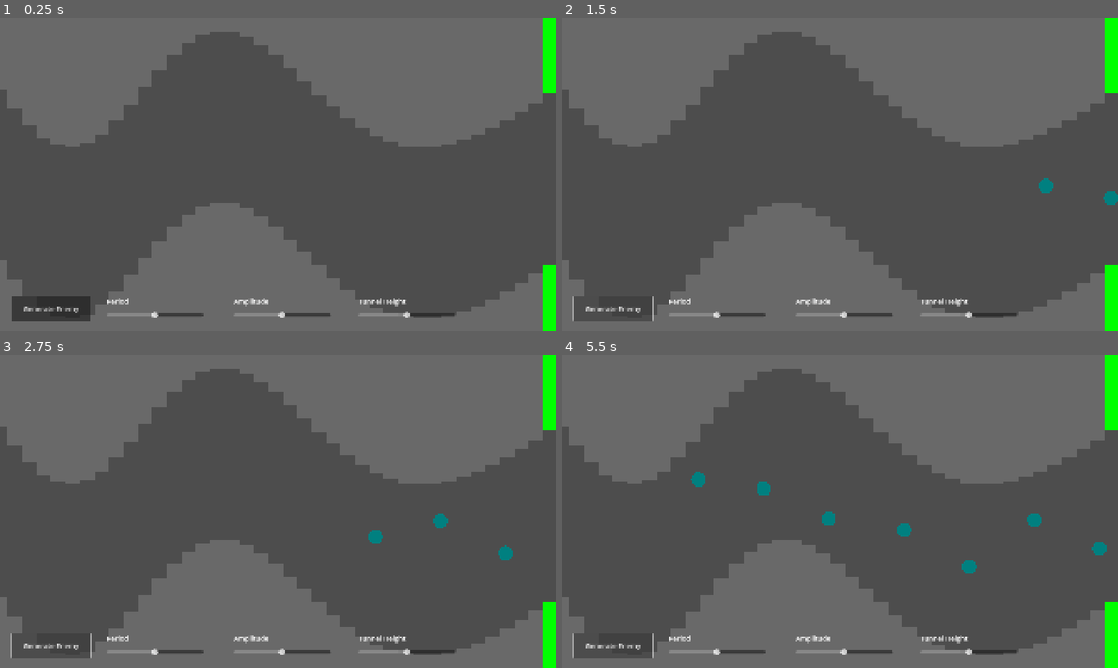
Above: before the commit, frames 1-4 (two rows, left to right).
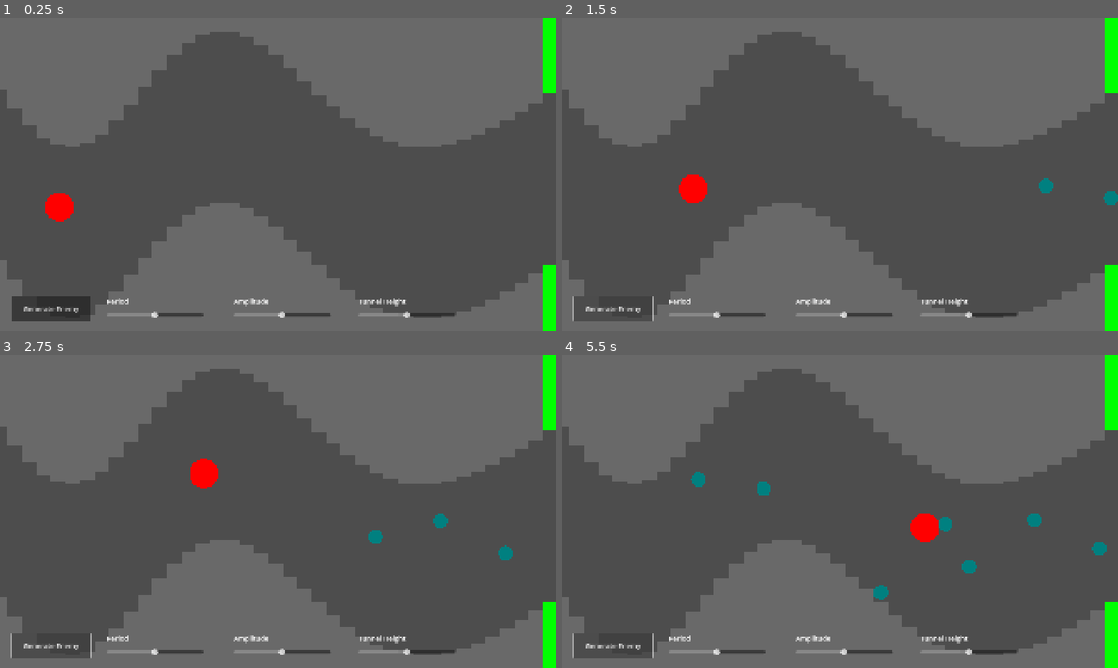
Above: after the commit, the same moments.

Repository: harrisonlee/xarnox-godot
Game: Godot game, scene res://enemy_playground.tscn
Same seed, same stepped clock (60 frames per second), same inputs: the game is played once before the commit and once after it. This scene is started directly instead of the project's main scene.
Inputs:
- Up to frame 1 (0.25 s): no input
- Up to frame 2 (1.5 s): click "Generate Enemy" at 0.5 s; click "Generate Enemy" at 1.25 s
- Up to frame 3 (2.75 s): click "Generate Enemy" at 2 s
- Up to frame 4 (5.5 s): tap Space (toggle_player_autopilot) every 0.75 s from 2.85 to 5.1 s

The runs differ from the first frame. In frame 1, 0.4% of the frame differs, in the area x 8-14%, y 56-66%; in frame 2, 0.4%; in frame 3, 0.4%; in frame 4, 0.8%, in the area x 46-71%, y 50-79%.

Commit message:
Updates enemy playground.
- Adds player node to playground
- Adds random enemy install position
- Updates player node to allow for changing direction and enabling
  autopilot

Diff:
--- a/enemy_playground.gd
+++ b/enemy_playground.gd
@@ -5,6 +5,10 @@
 #-------------------------------------------------------------------------------
 @export var enemy_scene: PackedScene = null
 @export_range(0.0, 1.0, 0.1) var enemy_position_x_ratio: float = 1.0
+@export var use_random_enemy_position_x_ratio: bool = false
+@export var show_player: bool = true
+@export var start_player_on_autopilot: bool = true
+@export var keep_player_on_screen: bool = true
 
 
 #-------------------------------------------------------------------------------
@@ -15,6 +19,7 @@
 @onready var amplitude_slider = $CanvasLayer/AmplitudeSlider
 @onready var tunnel_height_slider = $CanvasLayer/TunnelHeightSlider
 @onready var offset_y_generator = $TunnelGenerator/CompoundSineOffsetYGeneratorC
+@onready var player = $Player
 
 
 #-------------------------------------------------------------------------------
@@ -43,6 +48,26 @@
 	_viewport_rect = get_viewport().get_visible_rect()
 	tunnel_generator.init(_viewport_rect)
 	_update_tunnel()
+
+	if !show_player:
+		player.queue_free()
+	elif start_player_on_autopilot:
+		player.set_autopilot_enabled(true)
+
+
+func _process(_delta: float) -> void:
+	var auto_pilot_lookahead: float = player.collision_body.shape.get_rect().size.x * 0.5
+	player.auto_pilot_position_y = tunnel_generator.get_stored_offset_y(
+		player.position.x + auto_pilot_lookahead
+	)
+
+	var adjusted_rect = _viewport_rect.grow(-50.0)
+	if keep_player_on_screen:
+		match player.direction:
+			Player.Direction.LEFT when player.position.x <= adjusted_rect.position.x:
+				player.direction = Player.Direction.RIGHT
+			Player.Direction.RIGHT when player.position.x >= adjusted_rect.end.x:
+				player.direction = Player.Direction.LEFT
 
 
 #-------------------------------------------------------------------------------
@@ -87,10 +112,14 @@
 
 
 func _on_button_pressed() -> void:
+	var ratio = \
+			randf_range(0.0, 1.0) if use_random_enemy_position_x_ratio \
+			else enemy_position_x_ratio
+
 	var idx: int = int(lerpf(
 		0.0,
 		float(_tunnel_openings.size() - 1),
-		enemy_position_x_ratio
+		ratio
 	))
 
 	var enemy = enemy_scene.instantiate()
--- a/enemy_playground.tscn
+++ b/enemy_playground.tscn
@@ -1,13 +1,17 @@
-[gd_scene load_steps=5 format=3 uid="uid://b54ow41rbjglg"]
+[gd_scene load_steps=6 format=3 uid="uid://b54ow41rbjglg"]
 
 [ext_resource type="PackedScene" uid="uid://dencfc13x3u82" path="res://tunnel_generator.tscn" id="1_5cem2"]
 [ext_resource type="Script" uid="uid://dc4sb7mpieipd" path="res://enemy_playground.gd" id="1_ihcx6"]
-[ext_resource type="PackedScene" uid="uid://cbhmm3qefmbcv" path="res://flying_enemy.tscn" id="2_30qc3"]
+[ext_resource type="PackedScene" uid="uid://cbhmm3qefmbcv" path="res://flying_enemy.tscn" id="2_ue2jn"]
 [ext_resource type="PackedScene" uid="uid://de0c6afxqn351" path="res://compound_sine_offset_y_generator_c.tscn" id="3_rxy3s"]
+[ext_resource type="PackedScene" uid="uid://tusuer5i4roh" path="res://player.tscn" id="3_ue2jn"]
 
 [node name="EnemyPlayground" type="Node"]
 script = ExtResource("1_ihcx6")
-enemy_scene = ExtResource("2_30qc3")
+enemy_scene = ExtResource("2_ue2jn")
+
+[node name="Player" parent="." instance=ExtResource("3_ue2jn")]
+position = Vector2(184, 515)
 
 [node name="TunnelGenerator" parent="." instance=ExtResource("1_5cem2")]
 
--- a/player.gd
+++ b/player.gd
@@ -1,4 +1,4 @@
-extends CharacterBody2D
+class_name Player extends CharacterBody2D
 
 #-------------------------------------------------------------------------------
 # Signals
@@ -25,6 +25,8 @@
 @export var bounce_velocity: float = 400.0
 ## A scene that represents the current projectile
 @export var projectile_scene: PackedScene = preload("res://projectile.tscn")
+## The direciton the player moves horizontally
+@export var direction: Direction = Direction.RIGHT
 
 
 #-------------------------------------------------------------------------------
@@ -49,6 +51,7 @@
 #-------------------------------------------------------------------------------
 enum FlyingState { IDLE, CLIMBING, DESCENDING, AUTO_PILOT }
 enum ShootingDirection { UP, UP_RIGHT, RIGHT, DOWN_RIGHT, DOWN }
+enum Direction { LEFT = -1, RIGHT = 1 }
 
 
 #-------------------------------------------------------------------------------
@@ -96,7 +99,7 @@
 				_auto_pilot_damping * delta
 			)
 
-	velocity.x = clampf(velocity.x + acceleration, -speed, speed)
+	velocity.x = clampf(velocity.x + acceleration * float(direction), -speed, speed)
 
 	# Bounce off walls
 	var collision = move_and_collide(velocity * delta)
@@ -135,6 +138,13 @@
 
 
 #-------------------------------------------------------------------------------
+# Public Methods
+#-------------------------------------------------------------------------------
+func set_autopilot_enabled(enabled: bool) -> void:
+	_current_flying_state = FlyingState.AUTO_PILOT if enabled else FlyingState.IDLE
+
+
+#-------------------------------------------------------------------------------
 # Private Methods
 #-------------------------------------------------------------------------------
 func _shoot(shooting_direction: ShootingDirection) -> void:
